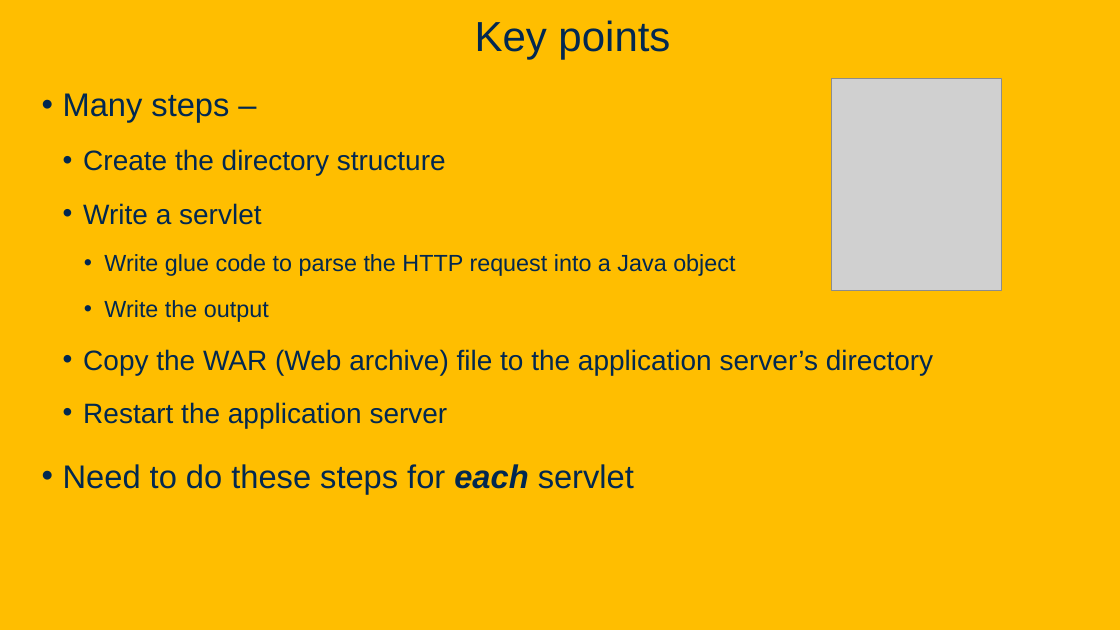
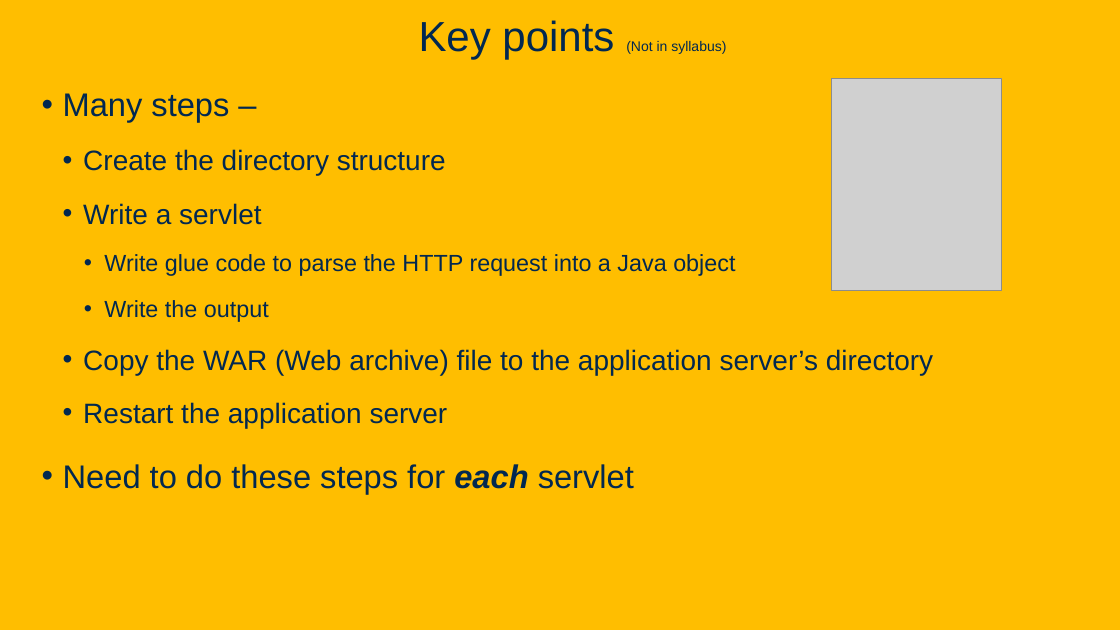
Before and after one commit to davsec-teaching/ecs160-f25, a slide deck: slide 57 of slides/6_software_architecture.pptx (slide 51 before the commit). Drawn at 1120x630 pixels with LibreOffice and Linux fonts; fonts in the diff are those of the drawing; grey boxes stand for pictures; background and template pictures are left out. Boxes give left, top, right and bottom in pixels: in the first picture for what was removed or moved away, otherwise in the second. Text is boxed around its words. In the diff, an @@ line names an element or a change of style, - is before the commit and + after.

```diff
--- a/slides/6_software_architecture.pptx
+++ b/slides/6_software_architecture.pptx
@@ title at box(419, 20, 726, 59): text changed; size 36 to 12 pt @@
-Key points
+Key points (Not in syllabus)
```
Also in this commit, not shown: 19 other slides changed, 11 slides added, 1 slide removed.
